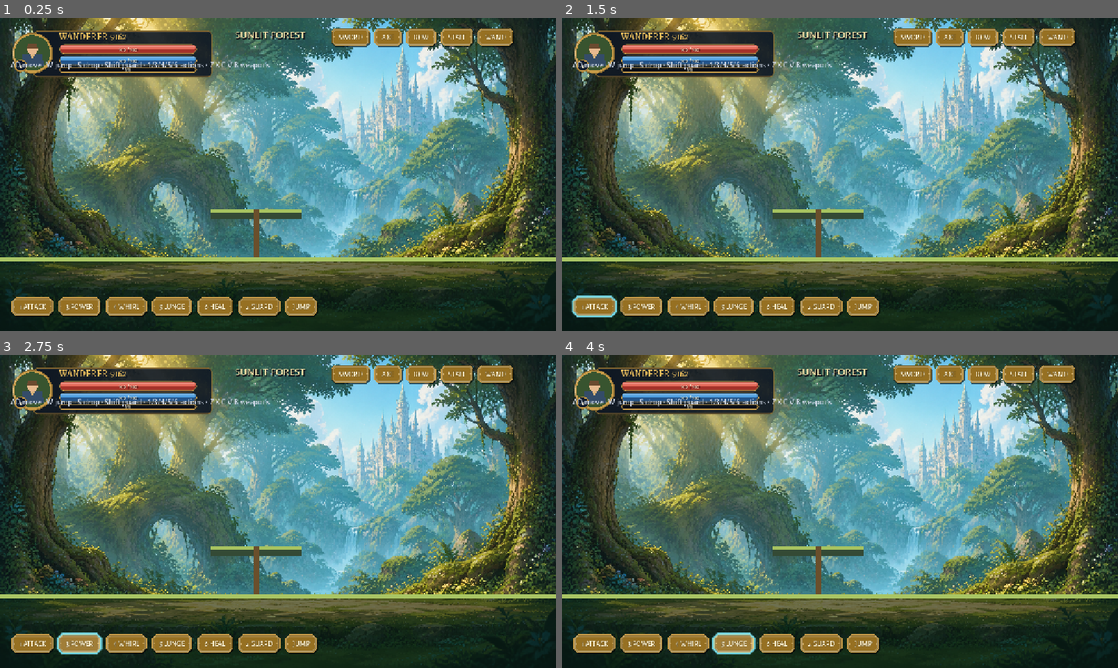
Above: before the commit, frames 1-4 (two rows, left to right).
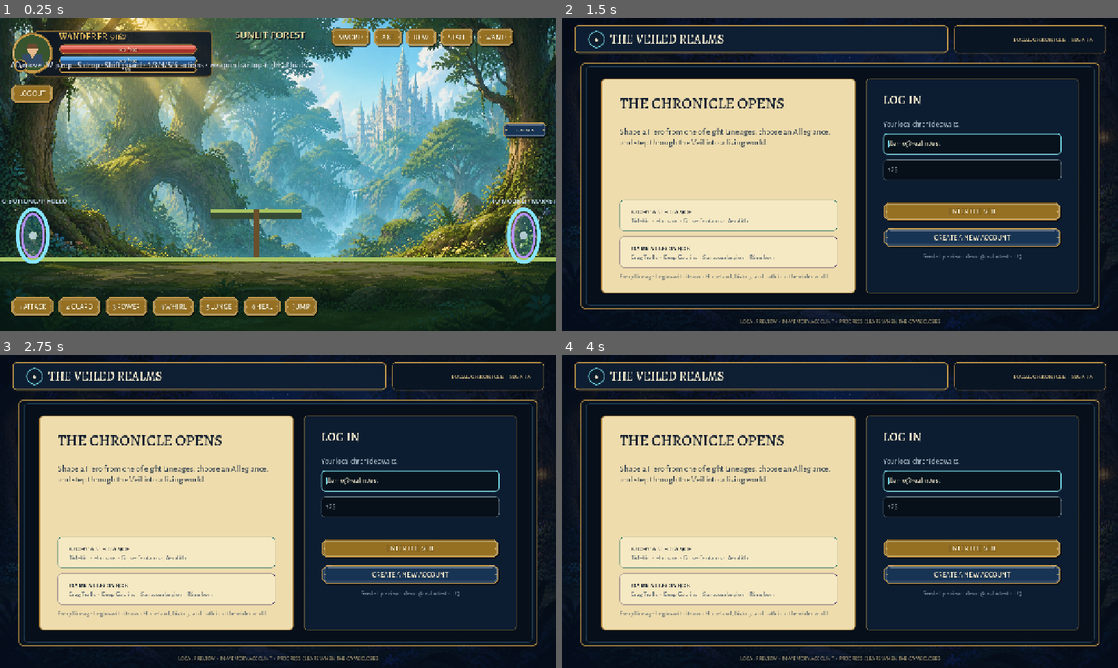
Above: after the commit, the same moments.

Repository: DibranMulder/2D-platform-game
Game: Godot game, scene res://scenes/world.tscn
Same seed, same stepped clock (60 frames per second), same inputs: the game is played once before the commit and once after it. This scene is started directly instead of the project's main scene.
Inputs (mouse positions are in pixels of both pictures, inside the frame that each line leads up to):
- Up to frame 1 (0.25 s): no input
- Up to frame 2 (1.5 s): click "1 ATTACK" at 0.5 s; click (595, 93) at 1.25 s, where only the run after the commit has a clickable "LOG OUT"
- Up to frame 3 (2.75 s): click (77, 642) at 2 s, where only the run before the commit has a clickable "3 POWER"
- Up to frame 4 (4 s): click (689, 642) at 2.75 s, where only the run before the commit has a clickable "4 WHIRL"; click (734, 642) at 3.5 s, where only the run before the commit has a clickable "5 LUNGE"

The runs differ from the first frame. In frame 1, 3.4% of the frame differs, in the area x 0-100%, y 14-96%; in frame 2, 88%, in the area x 0-100%, y 0-100%; in frame 3, 88%; in frame 4, 88%.

Commit message:
Restore portals, logout, hotbar order, and the character panels
Address gaps in the networked world's HUD versus the prototype:
- draw the zone's portals (with labels) so exits are visible again
- add the Log Out button (clears meta, returns to onboarding)
- reorder the hotbar so Guard sits in slot 2 (1 Attack, 2 Guard, 3 Power,
  4 Whirl, 5 Lunge, 6 Heal, Jump)
- mount the reused PrototypeChronicleCharacterPanels: the Hints quick button
  plus the item pouch / gear / talents / world-map windows and their O/B/C/
  L/K/M/I shortcuts (weapon keyboard shortcuts dropped to avoid the clash;
  the top-right weapon bar still switches weapons)

Diff:
--- a/client/scripts/world.gd
+++ b/client/scripts/world.gd
@@ -7,6 +7,22 @@
 const NetworkClientScript := preload("res://scripts/network_client.gd")
 const ChronicleButtonScript := preload("res://scripts/chronicle_button.gd")
 const HudStripScript := preload("res://prototypes/combat_arena/chronicle_hud_strip.gd")
+const CharacterPanelsScript := preload("res://prototypes/combat_arena/chronicle_character_panels.gd")
+const OnboardingScene := "res://prototypes/onboarding/onboarding.tscn"
+
+# Portal markers per zone, in screen space: [center_x, center_y, label].
+const ZONE_PORTALS := {
+    "sunlit_forest": [
+        [1205, 500, "TO MOONLIT MARKET"],
+        [75, 500, "TO BUTTONCAP HOLLOW"],
+    ],
+    "moonlit_market": [[70, 500, "TO SUNLIT FOREST"]],
+    "buttoncap_hollow": [
+        [75, 500, "TO SUNLIT FOREST"],
+        [1205, 500, "TO THE GAUNTLET"],
+    ],
+    "the_gauntlet": [[3440, 420, "FINISH"]],
+}
 const ForestTexture := preload("res://assets/backgrounds/storybook-forest-battleground-v1.png")
 const MarketTexture := preload("res://assets/backgrounds/storybook-moonlit-market-v1.png")
 const HumanFrames := preload("res://assets/characters/human_m03/v1/human_m03_sprite_frames.tres")
@@ -34,11 +50,13 @@
 var _camera: Camera2D
 var _background: TextureRect
 var _hud_strip
+var _character_panels
 var _map_label: Label
 var _hint_label: Label
 var _local_player_id := ""
 var _account_id := "local-account"
 var _hero_name := ""
+var _selected_hero: Dictionary = {}
 var _current_zone := "sunlit_forest"
 
 # entity_id -> { data, target: Vector2, pos: Vector2, sprite: AnimatedSprite2D|null }
@@ -82,8 +100,8 @@
     if tree.has_meta("account_email"):
         _account_id = str(tree.get_meta("account_email"))
     if tree.has_meta("selected_hero"):
-        var hero := tree.get_meta("selected_hero") as Dictionary
-        _hero_name = str(hero.get("name", ""))
+        _selected_hero = (tree.get_meta("selected_hero") as Dictionary).duplicate(true)
+        _hero_name = str(_selected_hero.get("name", ""))
     if _hero_name.is_empty():
         _hero_name = "Wanderer-%04d" % (randi() % 10000)
     for argument: String in OS.get_cmdline_user_args():
@@ -91,6 +109,14 @@
             _hero_name = argument.trim_prefix("--hero=")
         elif argument.begins_with("--account="):
             _account_id = argument.trim_prefix("--account=")
+    # Ensure the character panels always have a usable hero record.
+    if _selected_hero.is_empty():
+        _selected_hero = {
+            "name": _hero_name,
+            "lineage_id": "human",
+            "lineage_name": "Human",
+            "allegiance": "light",
+        }
 
 
 # --- scene construction ---
@@ -141,22 +167,39 @@
         button.pressed.connect(_on_weapon_pressed.bind(pair[1]))
         weapons.add_child(button)
 
-    # Hotbar (bottom).
+    # Logout (top-left, below the HUD strip).
+    var logout := _make_button("LOG OUT")
+    logout.position = Vector2(24, 150)
+    logout.pressed.connect(_logout)
+    hud.add_child(logout)
+
+    # Hotbar (bottom) in slot order: 1 Attack, 2 Guard(held), 3 Power, 4 Whirl,
+    # 5 Lunge, 6 Heal, then Jump.
     var hotbar := HBoxContainer.new()
     hotbar.position = Vector2(24, 640)
     hotbar.add_theme_constant_override("separation", 8)
     hud.add_child(hotbar)
-    for pair in [["1 ATTACK", 1], ["3 POWER", 3], ["4 WHIRL", 4], ["5 LUNGE", 5], ["6 HEAL", 6]]:
-        var button := _make_button(pair[0])
-        button.pressed.connect(_on_action_pressed.bind(pair[1]))
-        hotbar.add_child(button)
+    var attack := _make_button("1 ATTACK")
+    attack.pressed.connect(_on_action_pressed.bind(1))
+    hotbar.add_child(attack)
     var guard := _make_button("2 GUARD")
     guard.button_down.connect(func() -> void: _touch_guard = true)
     guard.button_up.connect(func() -> void: _touch_guard = false)
     hotbar.add_child(guard)
+    for pair in [["3 POWER", 3], ["4 WHIRL", 4], ["5 LUNGE", 5], ["6 HEAL", 6]]:
+        var button := _make_button(pair[0])
+        button.pressed.connect(_on_action_pressed.bind(pair[1]))
+        hotbar.add_child(button)
     var jump := _make_button("JUMP")
     jump.pressed.connect(func() -> void: _jump_edge = true)
     hotbar.add_child(jump)
+
+    # Character panels: Hints quick button + item pouch / gear / talents /
+    # world map windows (with their keyboard shortcuts), reused from the prototype.
+    _character_panels = CharacterPanelsScript.new()
+    hud.add_child(_character_panels)
+    if _character_panels.has_method("configure_hero"):
+        _character_panels.configure_hero(_selected_hero)
 
 
 func _make_button(text: String) -> Button:
@@ -196,9 +239,8 @@
     for pair in [[KEY_1, 1], [KEY_3, 3], [KEY_4, 4], [KEY_5, 5], [KEY_6, 6]]:
         if Input.is_key_pressed(pair[0]):
             _pending_action = pair[1]
-    for pair in [[KEY_Z, "sword"], [KEY_X, "axe_shield"], [KEY_C, "bow"], [KEY_V, "staff"], [KEY_B, "wand"]]:
-        if Input.is_key_pressed(pair[0]):
-            _pending_weapon = pair[1]
+    # Weapon switching is via the top-right weapon bar buttons; letter keys are
+    # reserved for the character panels (O/B-C/L/K/M/I).
 
 
 func _send_intent() -> void:
@@ -236,6 +278,15 @@
     _pending_action = slot
 
 
+func _logout() -> void:
+    var tree := get_tree()
+    if tree.has_meta("selected_hero"):
+        tree.remove_meta("selected_hero")
+    if tree.has_meta("account_email"):
+        tree.remove_meta("account_email")
+    tree.change_scene_to_file(OnboardingScene)
+
+
 func _update_camera() -> void:
     if _current_zone == "the_gauntlet" and _entities.has(_local_player_id):
         var pos := (_entities[_local_player_id] as Dictionary)["pos"] as Vector2
@@ -253,7 +304,7 @@
             float(data.get("mana", 0)), float(MAX_RESOURCE),
             int(data.get("stamina", 0)), MAX_RESOURCE,
         )
-    _hint_label.text = "AD move · W jump · S drop · Shift guard · 1/3/4/5/6 actions · Z X C V B weapons"
+    _hint_label.text = "AD move · W jump · S drop · Shift guard · 1/3/4/5/6 actions · weapon bar top-right · I hints"
 
 
 # --- snapshots ---
@@ -434,6 +485,10 @@
             _draw_ground(Color(0.035, 0.11, 0.075, 0.58), Color("a9c564"))
             _draw_ledge(590, 450, 210, Color("344a35"), Color("a7c360"))
             draw_rect(Rect2(583, 438, 14, 111), Color("6a4f2c"), true)
+    # Portals for this zone.
+    for portal: Array in ZONE_PORTALS.get(_current_zone, []):
+        _draw_portal(Vector2(portal[0], portal[1]), str(portal[2]))
+
     # Monster + projectiles are drawn (no dedicated sprite in the prototype).
     for id: String in _entities:
         var entry := _entities[id] as Dictionary
@@ -466,6 +521,22 @@
     )
 
 
+func _draw_portal(center: Vector2, label: String) -> void:
+    var outer := PackedVector2Array()
+    var inner := PackedVector2Array()
+    for index in 33:
+        var angle := TAU * float(index) / 32.0
+        outer.append(center + Vector2(cos(angle) * 35.0, sin(angle) * 61.0))
+        inner.append(center + Vector2(cos(angle) * 25.0, sin(angle) * 50.0))
+    draw_colored_polygon(inner, Color(0.2, 0.8, 0.95, 0.22))
+    draw_polyline(outer, Color("86e5ff"), 7.0, true)
+    draw_polyline(inner, Color("b991ff"), 4.0, true)
+    draw_circle(center, 9.0, Color(0.9, 0.96, 1.0, 0.72))
+    var font := ThemeDB.fallback_font
+    if font != null:
+        draw_string(font, center + Vector2(-84, -74), label, HORIZONTAL_ALIGNMENT_CENTER, 168, 14, Color("cbe6ff"))
+
+
 func _draw_monster(pos: Vector2, data: Dictionary) -> void:
     var color := Color("b6472f")
     draw_circle(pos + Vector2(0, -30), 30.0, color)
